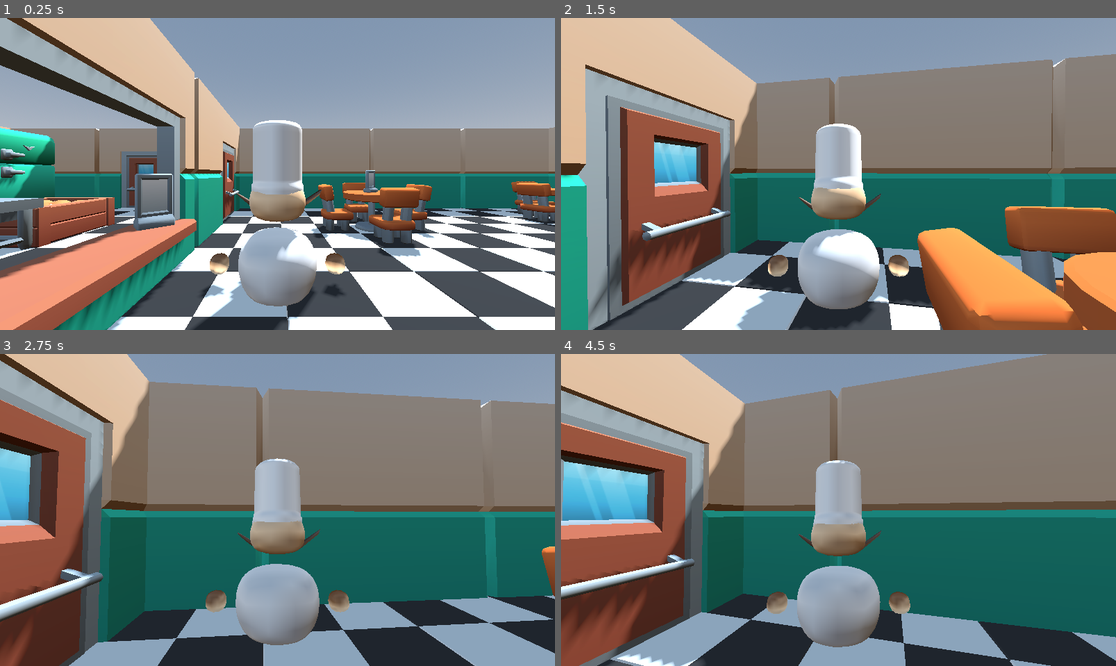
Above: before the commit, frames 1-4 (two rows, left to right).
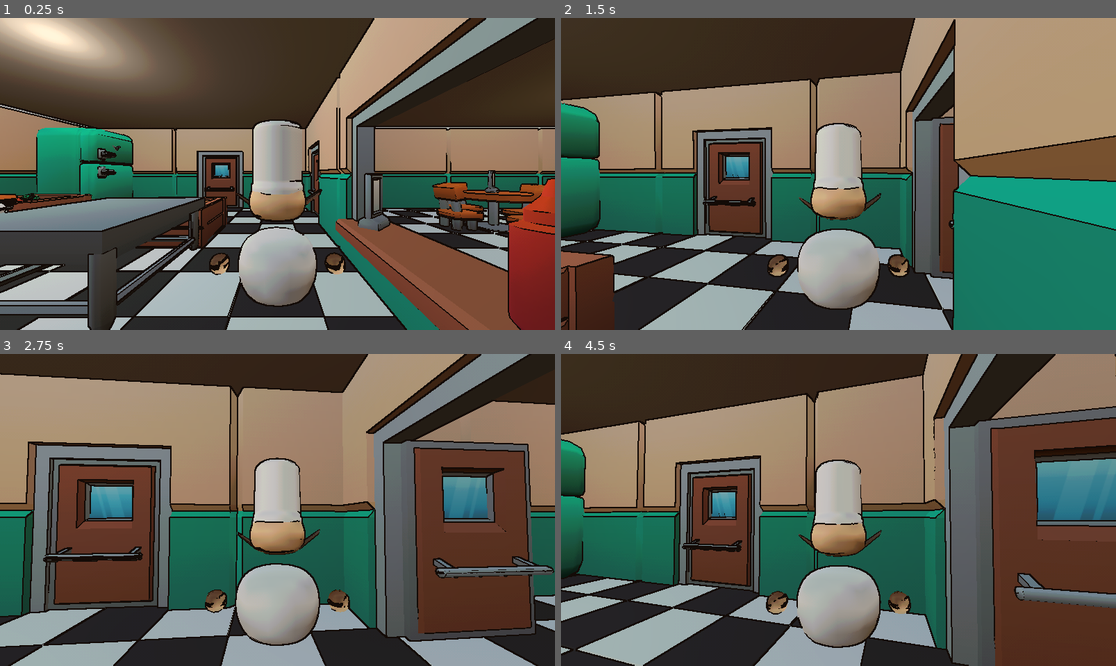
Above: after the commit, the same moments.

Repository: Alexandre74739/Chaos-Kitchen
Game: Godot game, scene res://main.tscn
Two runs of this game, one before a commit and one after it. Both use one fixed random seed, a clock stepped at 60 frames per second and the inputs below.
Inputs (mouse positions are in pixels of both pictures, inside the frame that each line leads up to):
- Up to frame 1 (0.25 s): no input
- Up to frame 2 (1.5 s): move the mouse to (866, 174) at 0.52 s; hold E (interact) 0.53-1.28 s; hold W (move_forward) from 0.53 s (still down); move the mouse to (810, 174) at 1.27 s; tap E (interact) at 1.35 s
- Up to frame 3 (2.75 s): keep holding W (move_forward); move the mouse to (288, 503) at 2.02 s; hold E (interact) from 2.03 s (still down)
- Up to frame 4 (4.5 s): keep holding W (move_forward); move the mouse to (832, 516) at 2.77 s; release E (interact) at 2.78 s; tap E (interact) at 2.85, 4.35 s; move the mouse to (877, 513) at 3.52 s; hold E (interact) 3.53-4.28 s; move the mouse to (794, 506) at 4.27 s

The runs differ from the first frame. In frame 1, 92% of the frame differs, in the area x 0-100%, y 0-100%; in frame 2, 90%; in frame 3, 78%; in frame 4, 79%.

Commit message:
ajout de nouveaux shaders pour le post-traitement, y compris dithering et contour, et intégration dans la scène principale

Diff:
--- a/decor/murs.tscn
+++ b/decor/murs.tscn
@@ -27,6 +27,18 @@
 
 [sub_resource type="BoxShape3D" id="BoxShape3D_cdmro"]
 
+[sub_resource type="PlaneMesh" id="PlaneMesh_main"]
+flip_faces = true
+size = Vector2(24, 12)
+
+[sub_resource type="StandardMaterial3D" id="StandardMaterial3D_ceil"]
+albedo_color = Color(0.69, 0.647, 0.604, 1)
+roughness = 0.95
+
+[sub_resource type="PlaneMesh" id="PlaneMesh_viande"]
+flip_faces = true
+size = Vector2(10, 12)
+
 [node name="Murs" type="StaticBody3D" unique_id=2103636407]
 
 [node name="nord" type="StaticBody3D" parent="." unique_id=770455208]
@@ -188,3 +200,36 @@
 [node name="CollisionShape3D2" type="CollisionShape3D" parent="Separation" unique_id=1807896277]
 transform = Transform3D(-6.556708e-08, 0, 1, 0, 4, 0, -1.5, 0, -4.371139e-08, 3, 2, -5.5)
 shape = SubResource("BoxShape3D_cdmro")
+
+[node name="Plafond" type="Node3D" parent="." unique_id=100000001]
+
+[node name="PlafondSalle" type="MeshInstance3D" parent="Plafond" unique_id=100000002]
+transform = Transform3D(1, 0, 0, 0, 1, 0, 0, 0, 1, 5, 4.15, 0)
+cast_shadow = 0
+mesh = SubResource("PlaneMesh_main")
+surface_material_override/0 = SubResource("StandardMaterial3D_ceil")
+
+[node name="PlafondViande" type="MeshInstance3D" parent="Plafond" unique_id=100000003]
+transform = Transform3D(1, 0, 0, 0, 1, 0, 0, 0, 1, -2, 4.15, -12)
+cast_shadow = 0
+mesh = SubResource("PlaneMesh_viande")
+surface_material_override/0 = SubResource("StandardMaterial3D_ceil")
+
+[node name="Lumieres" type="Node3D" parent="." unique_id=200000001]
+
+[node name="LumiereDining" type="OmniLight3D" parent="Lumieres" unique_id=200000002]
+transform = Transform3D(1, 0, 0, 0, 1, 0, 0, 0, 1, 10, 3.8, 0)
+light_color = Color(1, 0.96, 0.88, 1)
+light_energy = 0.55
+omni_range = 10.0
+
+[node name="LumiereKitchen" type="OmniLight3D" parent="Lumieres" unique_id=200000006]
+transform = Transform3D(1, 0, 0, 0, 1, 0, 0, 0, 1, -2, 3.8, 0)
+light_color = Color(0.9, 0.95, 1, 1)
+omni_range = 10.0
+
+[node name="LumiereViande" type="OmniLight3D" parent="Lumieres" unique_id=200000008]
+transform = Transform3D(1, 0, 0, 0, 1, 0, 0, 0, 1, -2, 3.8, -12)
+light_color = Color(0.88, 0.93, 1, 1)
+light_energy = 0.6
+omni_range = 9.0
--- /dev/null
+++ b/decor/post_process.tscn
@@ -0,0 +1,40 @@
+[gd_scene format=3 uid="uid://dbwem3nbmebwu"]
+
+[ext_resource type="Shader" path="res://shaders/outline.gdshader" id="1_outline"]
+[ext_resource type="Shader" path="res://shaders/dithering.gdshader" id="2_dither"]
+
+[sub_resource type="ShaderMaterial" id="ShaderMaterial_outline"]
+shader = ExtResource("1_outline")
+
+[sub_resource type="ShaderMaterial" id="ShaderMaterial_dither"]
+shader = ExtResource("2_dither")
+
+[node name="PostProcess" type="Node"]
+
+[node name="OutlineLayer" type="CanvasLayer" parent="."]
+layer = 1
+
+[node name="ColorRect" type="ColorRect" parent="OutlineLayer"]
+material = SubResource("ShaderMaterial_outline")
+layout_mode = 1
+anchors_preset = 15
+anchor_left = 0.0
+anchor_top = 0.0
+anchor_right = 1.0
+anchor_bottom = 1.0
+grow_horizontal = 2
+grow_vertical = 2
+
+[node name="DitheringLayer" type="CanvasLayer" parent="."]
+layer = 2
+
+[node name="ColorRect" type="ColorRect" parent="DitheringLayer"]
+material = SubResource("ShaderMaterial_dither")
+layout_mode = 1
+anchors_preset = 15
+anchor_left = 0.0
+anchor_top = 0.0
+anchor_right = 1.0
+anchor_bottom = 1.0
+grow_horizontal = 2
+grow_vertical = 2
--- a/main.tscn
+++ b/main.tscn
@@ -14,6 +14,7 @@
 [ext_resource type="PackedScene" uid="uid://bnif6yvqaojvc" path="res://decor/bacViande.tscn" id="11_ycdy4"]
 [ext_resource type="PackedScene" uid="uid://e61t1uihktfy" path="res://decor/salleViande.tscn" id="12_dg77c"]
 [ext_resource type="PackedScene" uid="uid://clarwacyh6sxa" path="res://decor/Table&Chaises.tscn" id="13_ycdy4"]
+[ext_resource type="PackedScene" path="res://decor/post_process.tscn" id="14_ppfx"]
 
 [sub_resource type="ProceduralSkyMaterial" id="ProceduralSkyMaterial_sky"]
 sky_horizon_color = Color(0.66224277, 0.6717428, 0.6867428, 1)
@@ -35,14 +36,15 @@
 
 [node name="DirectionalLight3D" type="DirectionalLight3D" parent="." unique_id=3]
 transform = Transform3D(-0.8660254, -0.43301278, 0.25, 0, 0.49999997, 0.86602545, -0.50000006, 0.75, -0.43301266, 0, 6, 0)
-light_energy = 0.4
+visible = false
+light_energy = 0.15
 shadow_enabled = true
 
 [node name="Sol" parent="." unique_id=1218851493 instance=ExtResource("1_ig7tw")]
 transform = Transform3D(-4.371139e-08, 0, 1, 0, 1, 0, -1, 0, -4.371139e-08, 0, 0, 0)
 
 [node name="Player" parent="." unique_id=1543036325 instance=ExtResource("2_0xm2m")]
-transform = Transform3D(0.45, 0, 0, 0, 0.45, 0, 0, 0, 0.45, 10.891621, 1.542, -4.5664644)
+transform = Transform3D(0.45, 0, 0, 0, 0.45, 0, 0, 0, 0.45, 7.509755, 1.542, -4.5664644)
 script = ExtResource("2_h2yge")
 
 [node name="Murs" parent="." unique_id=2103636407 instance=ExtResource("4_1bvp3")]
@@ -89,3 +91,5 @@
 
 [node name="BacCheese" parent="Bacs" unique_id=571082802 instance=ExtResource("8_kek77")]
 transform = Transform3D(-4.371139e-08, 0, 1, 0, 1, 0, -1, 0, -4.371139e-08, 0.25, 0.5, -9.75)
+
+[node name="PostProcess" parent="." unique_id=300000001 instance=ExtResource("14_ppfx")]
--- /dev/null
+++ b/shaders/dithering.gdshader
@@ -0,0 +1,55 @@
+shader_type canvas_item;
+render_mode unshaded;
+
+uniform sampler2D screen_texture : hint_screen_texture, filter_nearest;
+uniform float saturation : hint_range(0.5, 2.0) = 1.3;
+uniform float warmth : hint_range(0.0, 1.0) = 0.5;
+uniform float dither_strength : hint_range(0.0, 1.0) = 0.18;
+
+float luma(vec3 c) {
+	return dot(c, vec3(0.299, 0.587, 0.114));
+}
+
+float bayer(ivec2 p) {
+	p = p % 4;
+	int i = p.y * 4 + p.x;
+	if (i ==  0) return  0.0 / 16.0;
+	if (i ==  1) return  8.0 / 16.0;
+	if (i ==  2) return  2.0 / 16.0;
+	if (i ==  3) return 10.0 / 16.0;
+	if (i ==  4) return 12.0 / 16.0;
+	if (i ==  5) return  4.0 / 16.0;
+	if (i ==  6) return 14.0 / 16.0;
+	if (i ==  7) return  6.0 / 16.0;
+	if (i ==  8) return  3.0 / 16.0;
+	if (i ==  9) return 11.0 / 16.0;
+	if (i == 10) return  1.0 / 16.0;
+	if (i == 11) return  9.0 / 16.0;
+	if (i == 12) return 15.0 / 16.0;
+	if (i == 13) return  7.0 / 16.0;
+	if (i == 14) return 13.0 / 16.0;
+	             return  5.0 / 16.0;
+}
+
+void fragment() {
+	vec4 col = texture(screen_texture, SCREEN_UV);
+	vec3 result = col.rgb;
+
+	// Dithering léger
+	ivec2 px = ivec2(SCREEN_UV / SCREEN_PIXEL_SIZE);
+	float t = (bayer(px) - 0.5) * dither_strength;
+	vec3 quantized = floor(result * 8.0 + t + 0.5) / 8.0;
+	result = mix(result, quantized, dither_strength);
+
+	// Boost saturation (pop cartoon)
+	float l = luma(result);
+	result = mix(vec3(l), result, saturation);
+
+	// Teinte brun ambré style années 80
+	vec3 shadow_tone = vec3(0.55, 0.38, 0.22);
+	float l2 = luma(result);
+	vec3 tinted = mix(shadow_tone * l2 * 1.6, result * vec3(1.10, 0.93, 0.72), smoothstep(0.1, 0.6, l2));
+	result = mix(result, tinted, warmth);
+
+	COLOR = vec4(clamp(result, 0.0, 1.0), col.a);
+}
--- /dev/null
+++ b/shaders/outline.gdshader
@@ -0,0 +1,32 @@
+shader_type canvas_item;
+render_mode unshaded;
+
+uniform sampler2D screen_texture : hint_screen_texture, filter_linear_mipmap;
+uniform float scale : hint_range(0.5, 5.0) = 1.0;
+uniform vec4 color : source_color = vec4(0.08, 0.06, 0.05, 1.0);
+uniform float threshold : hint_range(0.0, 1.0) = 0.22;
+
+float luma(vec3 c) {
+	return dot(c, vec3(0.299, 0.587, 0.114));
+}
+
+void fragment() {
+	vec2 uv = SCREEN_UV;
+	vec2 d = SCREEN_PIXEL_SIZE * scale;
+
+	float tl = luma(texture(screen_texture, uv + vec2(-d.x, -d.y)).rgb);
+	float tc = luma(texture(screen_texture, uv + vec2( 0.0, -d.y)).rgb);
+	float tr = luma(texture(screen_texture, uv + vec2( d.x, -d.y)).rgb);
+	float ml = luma(texture(screen_texture, uv + vec2(-d.x,  0.0)).rgb);
+	float mr = luma(texture(screen_texture, uv + vec2( d.x,  0.0)).rgb);
+	float bl = luma(texture(screen_texture, uv + vec2(-d.x,  d.y)).rgb);
+	float bc = luma(texture(screen_texture, uv + vec2( 0.0,  d.y)).rgb);
+	float br = luma(texture(screen_texture, uv + vec2( d.x,  d.y)).rgb);
+
+	float gx = -tl - 2.0 * ml - bl + tr + 2.0 * mr + br;
+	float gy = -tl - 2.0 * tc - tr + bl + 2.0 * bc + br;
+	float outline = step(threshold, sqrt(gx * gx + gy * gy));
+
+	vec4 screen = texture(screen_texture, uv);
+	COLOR = mix(screen, color, outline);
+}
Not shown, added: shaders/dithering.gdshader.uid
Not shown, added: shaders/outline.gdshader.uid
